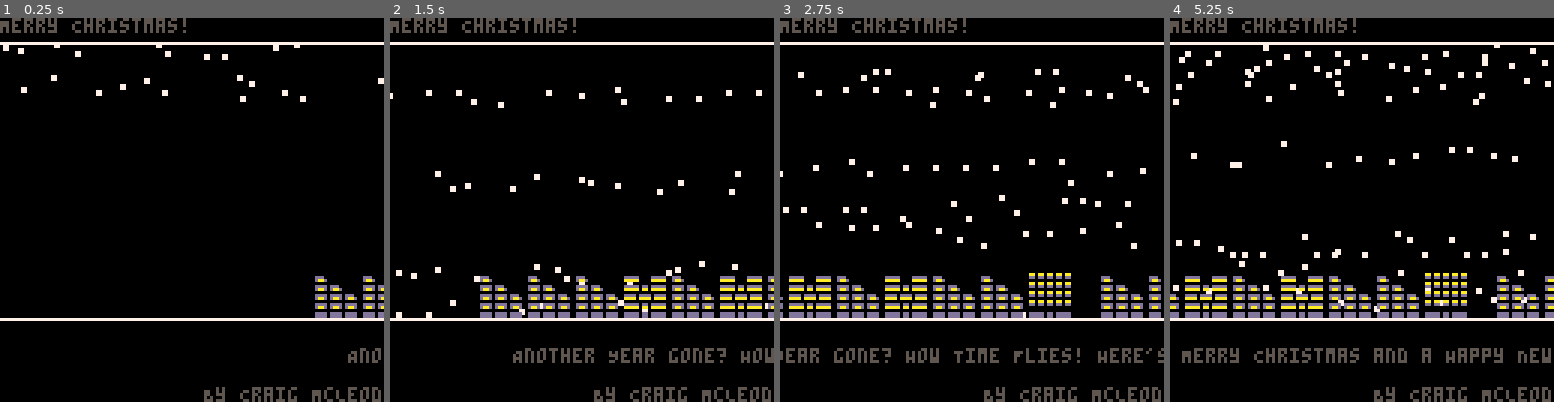
Above: before the commit, frames 1-4 (left to right).
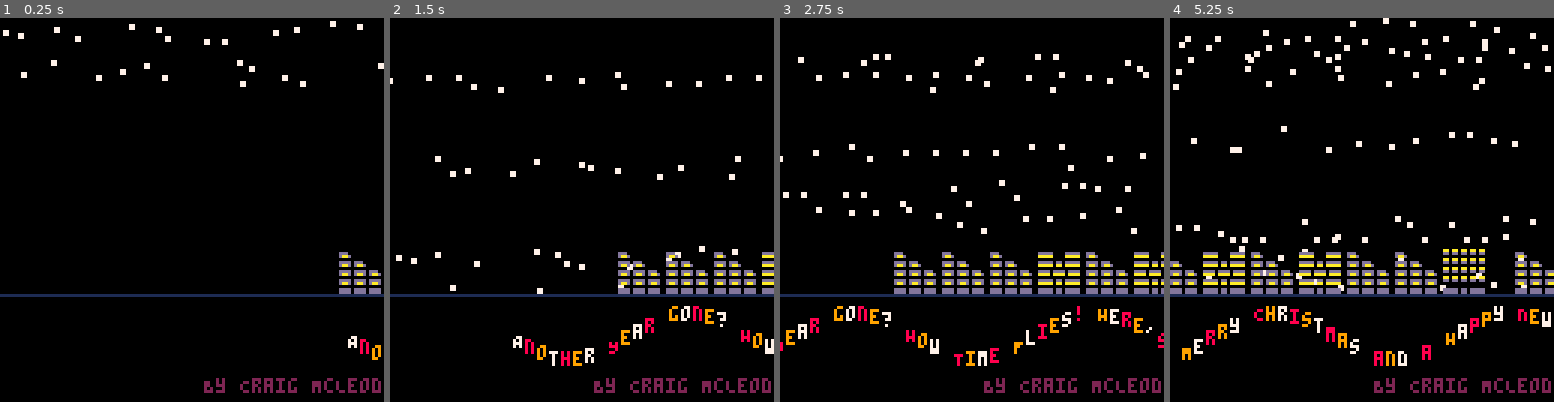
Above: after the commit, the same moments.

Repository: camcleod99/p8xmas
Game: PICO-8 cartridge src.p8
The game is run twice, just before and just after one commit, with the same random seed, the same clock (stepped at 60 frames per second) and the same inputs.
Inputs:
- Up to frame 1 (0.25 s): no input
- Up to frame 2 (1.5 s): no input
- Up to frame 3 (2.75 s): no input
- Up to frame 4 (5.25 s): no input

The runs differ from the first frame. In frame 1, 7.1% of the frame differs, in the area x 0-100%, y 0-100%; in frame 2, 13%; in frame 3, 17%; in frame 4, 19%.

Commit message:
20211018@471 - message to v2

Diff:
--- a/inc/house.lua
+++ b/inc/house.lua
@@ -6,7 +6,7 @@
 -- Houses are only created at init so no need for a 'addHouse' function to be made
 function initHouse()
     housefrm=0
-    housefrmrate=1
+    housefrmrate=2
     houses={
         {
             {2,-8,-8},
@@ -43,7 +43,7 @@
         lasthosue = makehousetype
         -- Constructor
         add(housetable, {
-            coords={(128+16*(i-1)),92},
+            coords={(128+16*(i-1)),84},
             sprites=houses[makehousetype],
         -- Updater & Destructor
             update=function(self)
--- a/inc/main.lua
+++ b/inc/main.lua
@@ -5,9 +5,9 @@
     initSnow()
     initHouse()
     initMessage()
-    addMessage("Merry Christmas!",0,0,-4,0)
-    addMessage("By Craig McLeod",0,0,64,123)
-    addMessage("Another Year gone? How Time Flies! Here's to a Merry Christmas and a Happy New Year from Silly Dice!",1,{7,8,9},128,110)
+    addMessage(
+        "Another Year gone? How Time Flies! Here's to a Merry Christmas and a Happy New Year from Silly Dice!",
+        1,{7,8,9},128,104,8)
 end
 
 function _update60()
--- a/inc/message.lua
+++ b/inc/message.lua
@@ -1,14 +1,14 @@
 -- Message
 -- Manages the creation and display of messages
--- V1
+-- V2
 
 function initMessage()
     messagetable = {}
     messagefrm = 0
-    messagetime = 0
+    messagetime = time()
 end
 
-function addMessage(input_text,inputspeed,inputcolors,input_x,input_y)
+function addMessage(input_text,inputspeed,inputcolors,input_x,input_y,inputarc)
     add(messagetable, {
         text=input_text,
         speed=inputspeed,
@@ -17,7 +17,7 @@
         base_x=input_x,
         last_x=0,
         coord_y=input_y,
-        last_x=0,
+        arc=inputarc
     })
     for m in all (messagetable) do
         if m.last_x == 0 then
@@ -37,9 +37,18 @@
 
 function drawMessage()
     for m in all(messagetable) do
+        colorindex=1
         for t = 1, #m.text, 1 do
             letter = sub(m.text, t, t)
-            print(letter, (m.base_x + t*4) - m.time , m.coord_y, 5)
+            lettertime = messagetime - (0.1 * t)
+            print(letter, (m.base_x + t*4) - m.time , (m.coord_y + sin(lettertime*0.5)*m.arc), m.colors[colorindex])
+            if letter != " " then
+                colorindex += 1 -- next colour
+                if #m.colors < colorindex then
+                    colorindex = 1
+                end
+		    end
         end
     end
+    print("By Craig McLeod",68,120,2)
 end
--- a/inc/snow.lua
+++ b/inc/snow.lua
@@ -6,8 +6,8 @@
 --  addSnow Function is needed multiple times, therefore it is called once in the
 function  initSnow()
     flaketable={}
-    liveline=8
-    deadline=100
+    liveline=0
+    deadline=92
     snowdirections={-1,1}
     snowfrm=30
     snowfrmrate=30
@@ -23,7 +23,7 @@
                 makesway=flr(rnd(8))
                 add(flaketable, {
                 x=i-makesway,
-                y=0+makesway,
+                y=(-5+makesway),
                 sway=makesway,
                 border=10,
                 top=4,
@@ -48,8 +48,10 @@
                 end,
                 -- Artist
                 draw=function(self)
-                    if(self.y > liveline-self.bottom) then
-                        spr(0,self.x,self.y)
+                    if(self.y > liveline-self.top) then
+                        if(self.y > liveline-self.bottom) then
+                            spr(0,self.x,self.y)
+                        end
                     end
                 end,
             })
@@ -68,8 +70,8 @@
 end
 
 function drawSnow()
-    line(0, liveline, 128, liveline, 7)
-    line(0, deadline, 128, deadline, 7)
+    line(0, liveline, 128, liveline, 0)
+    line(0, deadline, 128, deadline, 1)
     for f in all(flaketable) do
         f:draw()
     end
